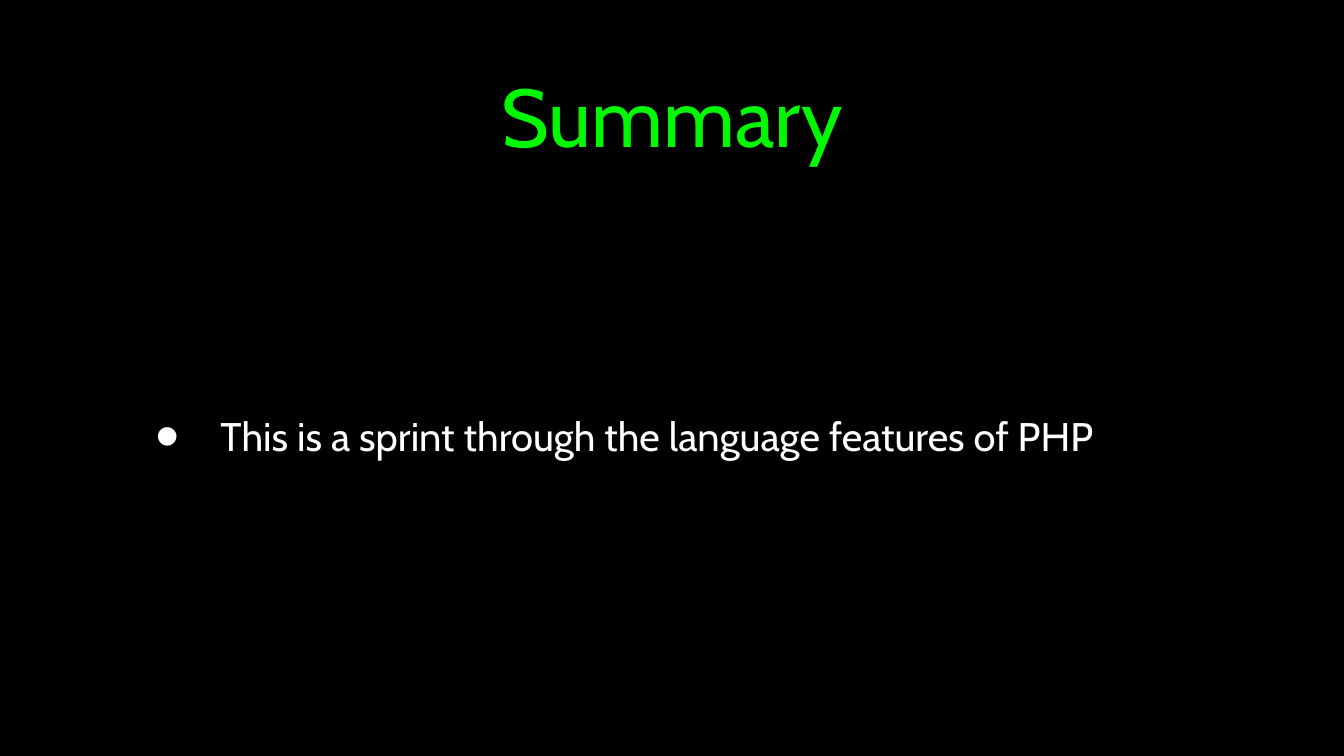
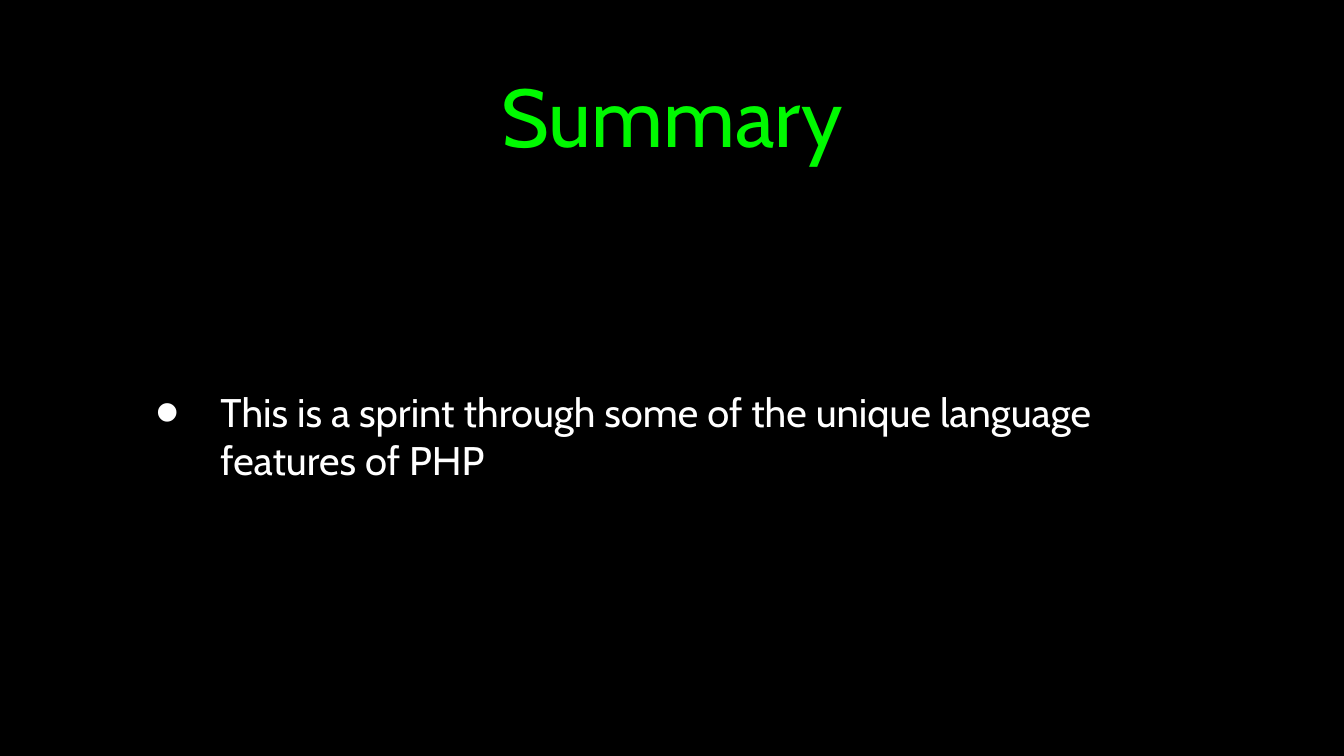
Before and after one commit to csev/wa4e, a slide deck: slide 30 of lectures/PHP-02-Overview.ppt. Drawn at 1344x756 pixels with LibreOffice and Linux fonts; fonts in the diff are those of the drawing. Boxes give left, top, right and bottom in pixels: in the first picture for what was removed or moved away, otherwise in the second. Text is boxed around its words. In the diff, an @@ line names an element or a change of style, - is before the commit and + after.

```diff
--- a/lectures/PHP-02-Overview.ppt
+++ b/lectures/PHP-02-Overview.ppt
@@ text at (220, 397, 1091, 476): text changed @@
-• This is a sprint through the language features of PHP
+• This is a sprint through some of the unique language features of PHP
```
Also in this commit, not shown: 1 other slide changed, 1 other file.
